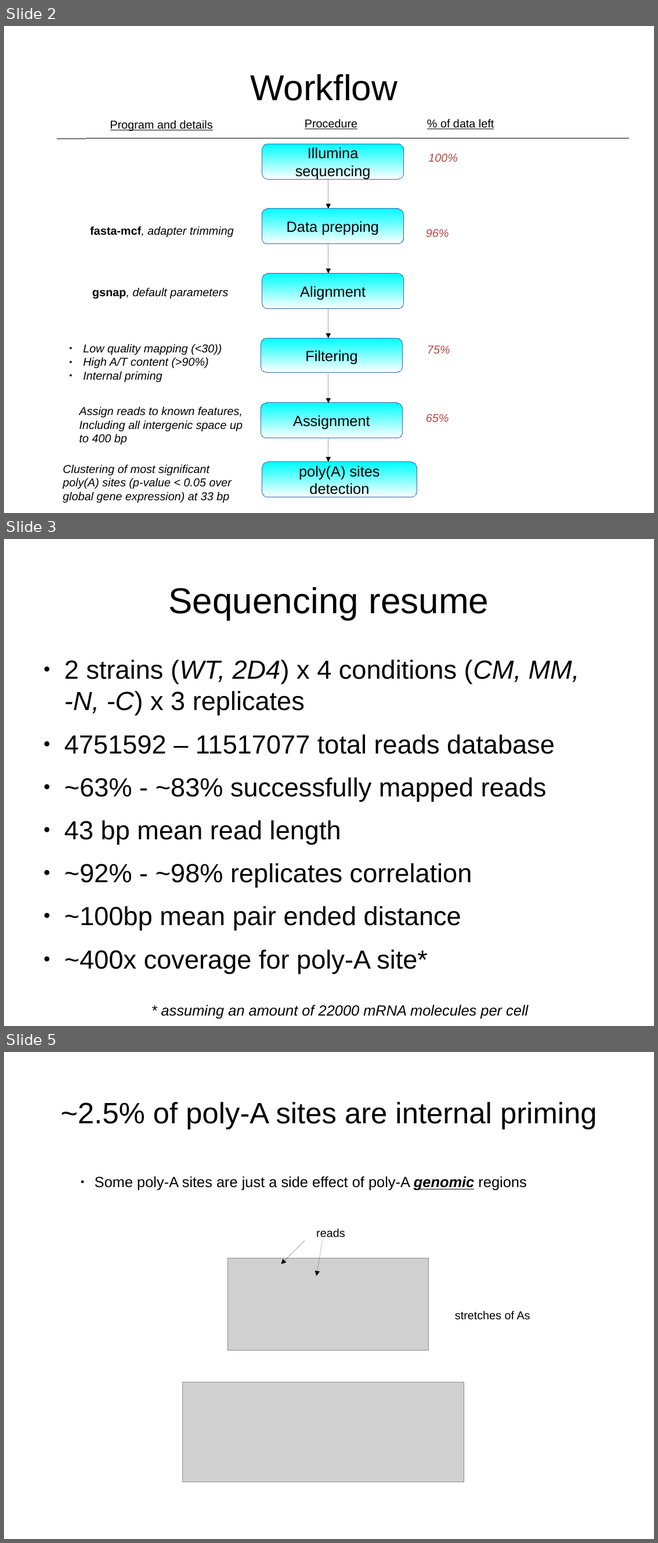
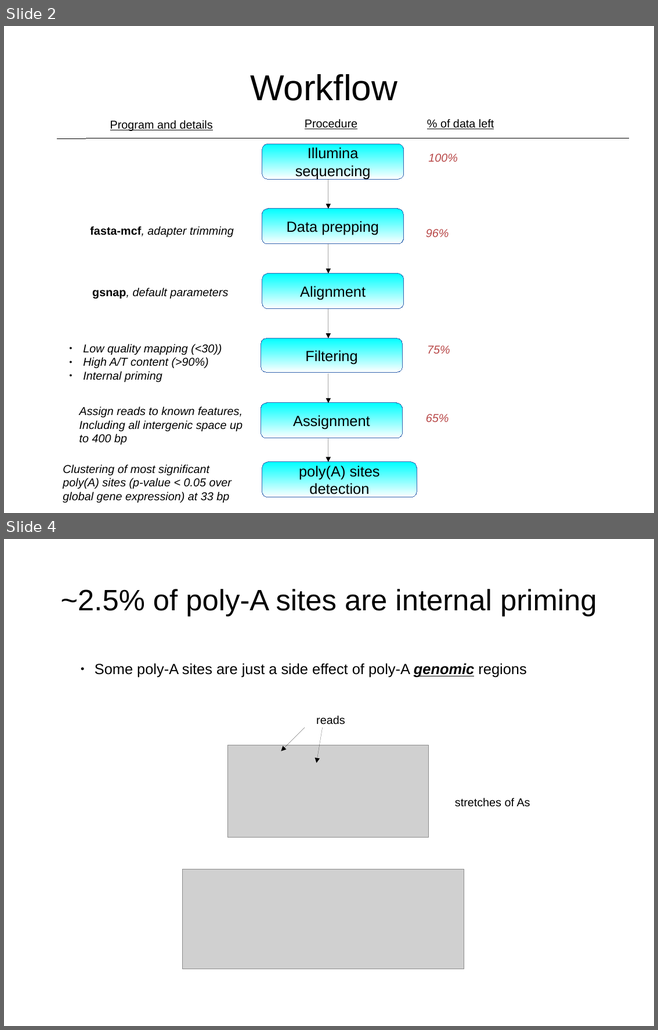
Before and after one commit to wilkinsonlab/m-oryzae-polya, a slide deck: doc/oryzae_data.odp. Shown one above the other, each under a label of ours: slides 2, 3 and 5 before the commit, slides 2 and 4 after it; the slides between them are not shown. The pictures are 658x1543 and 658x1030 pixels, drawn with LibreOffice and Linux fonts; fonts in the diff are those of the drawing; grey boxes stand for pictures. Boxes give left, top, right and bottom in pixels: in the first picture for what was removed or moved away, otherwise in the second. Text is boxed around its words. In the diff, an @@ line names an element or a change of style, - is before the commit and + after.

```diff
--- a/doc/oryzae_data.odp
+++ b/doc/oryzae_data.odp
@@ slide 3 removed at (x1=4, y1=539, x2=654, y2=1026), background #FFFFFF @@
@@ title removed at (x1=169, y1=587, x2=489, y2=620) @@
-Sequencing resume
@@ text removed at (x1=64, y1=660, x2=579, y2=973) @@
-● 2 strains (WT, 2D4) x 4 conditions (CM, MM, -N, -C) x 3 replicates
-● 4751592 – 11517077 total reads database
-● ~63% - ~83% successfully mapped reads
-● 43 bp mean read length
-● ~92% - ~98% replicates correlation
-● ~100bp mean pair ended distance
-● ~400x coverage for poly-A site*
@@ text removed at (x1=161, y1=1005, x2=528, y2=1019) @@
-* assuming an amount of 22000 mRNA molecules per cell
@@ what was slide 5 is now slide 4 @@
```
Also in this commit, not shown: 3 slides changed, 1 slide added, 3 other files.
